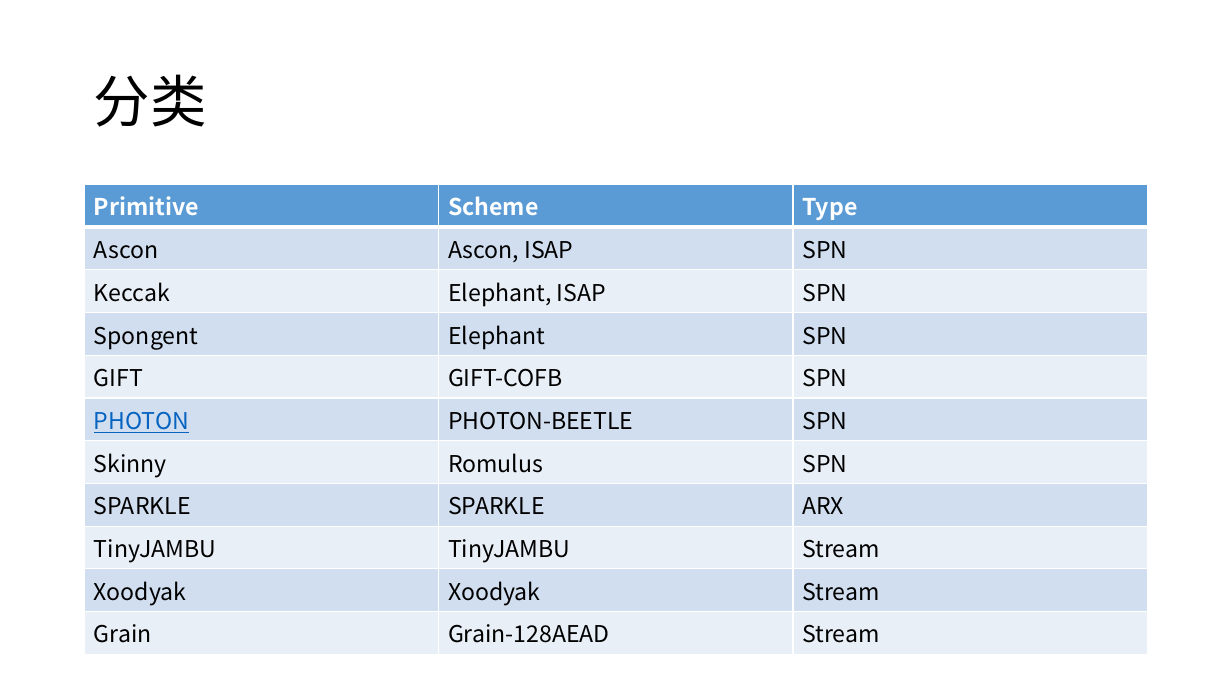
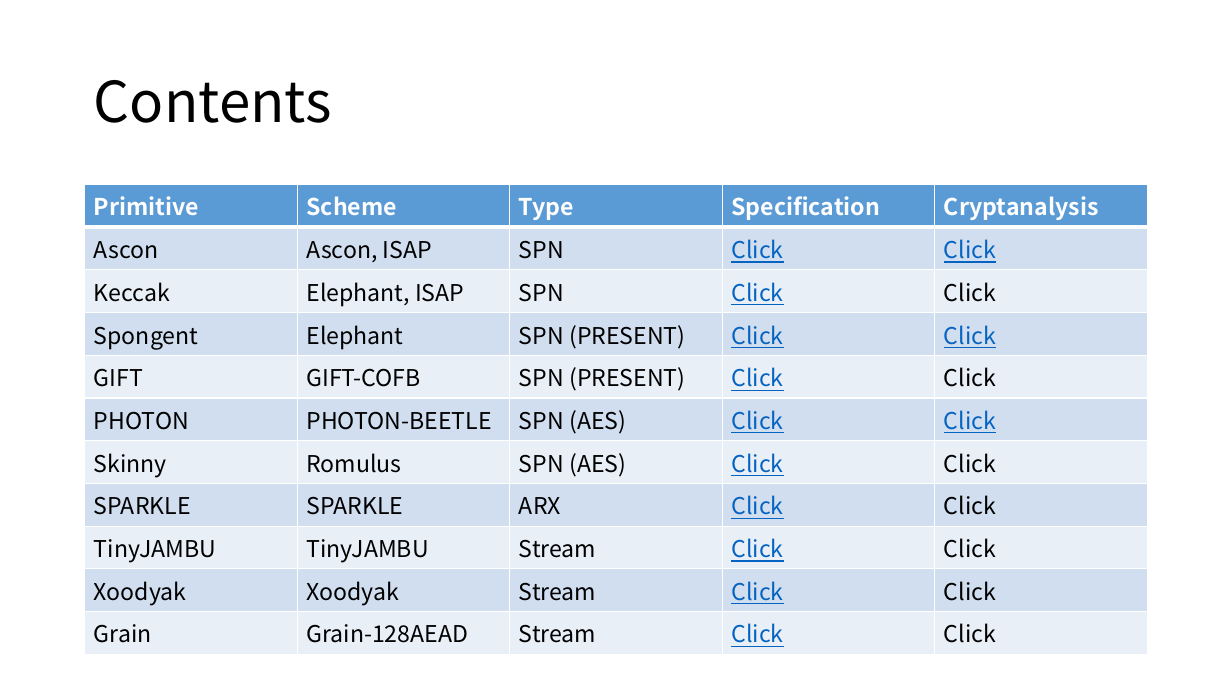
Before and after one commit to dtykira/LWC_finalists, a slide deck: slide 2 of round3.pptx. Drawn at 1232x693 pixels with LibreOffice and Linux fonts; fonts in the diff are those of the drawing. Boxes give left, top, right and bottom in pixels: in the first picture for what was removed or moved away, otherwise in the second. Text is boxed around its words. In the diff, an @@ line names an element or a change of style, - is before the commit and + after.

```diff
--- a/round3.pptx
+++ b/round3.pptx
@@ title at box(94, 80, 332, 123): text changed @@
-分类
+Contents
@@ table at box(85, 185, 1148, 651) @@
-column 3: Type | SPN | SPN | SPN | SPN | SPN | SPN | ARX | Stream | Stream | Stream
+column 3: Type | SPN | SPN | SPN (PRESENT) | SPN (PRESENT) | SPN (AES) | SPN (AES) | ARX | Stream | Stream | Stream
+column 4: Specification | Click | Click | Click | Click | Click | Click | Click | Click | Click | Click
+column 5: Cryptanalysis | Click | Click | Click | Click | Click | Click | Click | Click | Click | Click
```
Also in this commit, not shown: 24 other slides changed, 6 slides added, 10 slides removed, 3 other files.
